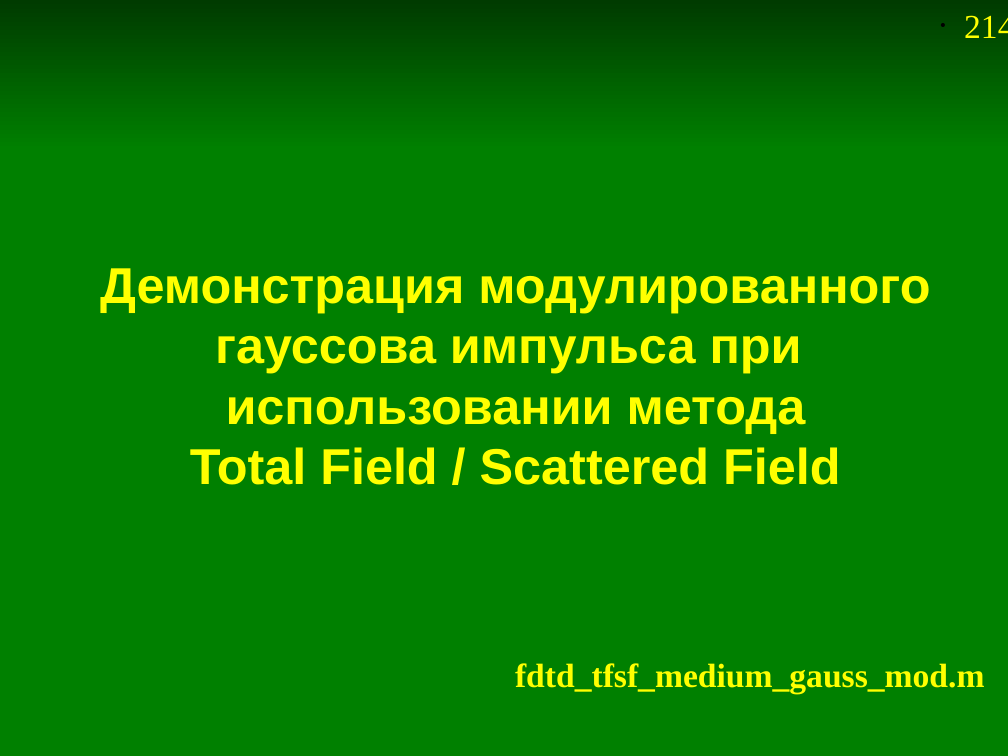
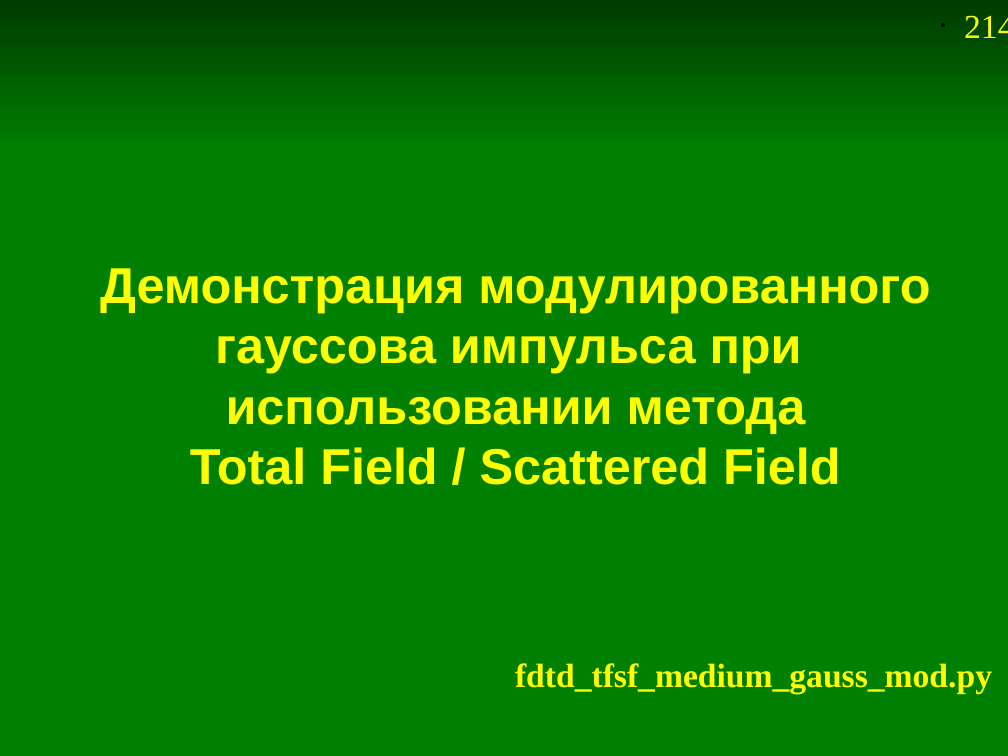
Before and after one commit to andris0147sv/modelling, a slide deck: slide 214 of presentations/2. FDTD.odp. Drawn at 1008x756 pixels with LibreOffice and Linux fonts; fonts in the diff are those of the drawing. Boxes give left, top, right and bottom in pixels: in the first picture for what was removed or moved away, otherwise in the second. Text is boxed around its words. In the diff, an @@ line names an element or a change of style, - is before the commit and + after.

```diff
--- a/presentations/2. FDTD.odp
+++ b/presentations/2. FDTD.odp
@@ text at (x1=515, y1=663, x2=992, y2=694): text changed @@
-fdtd_tfsf_medium_gauss_mod.m
+fdtd_tfsf_medium_gauss_mod.py
```
Also in this commit, not shown: 29 other slides changed.
